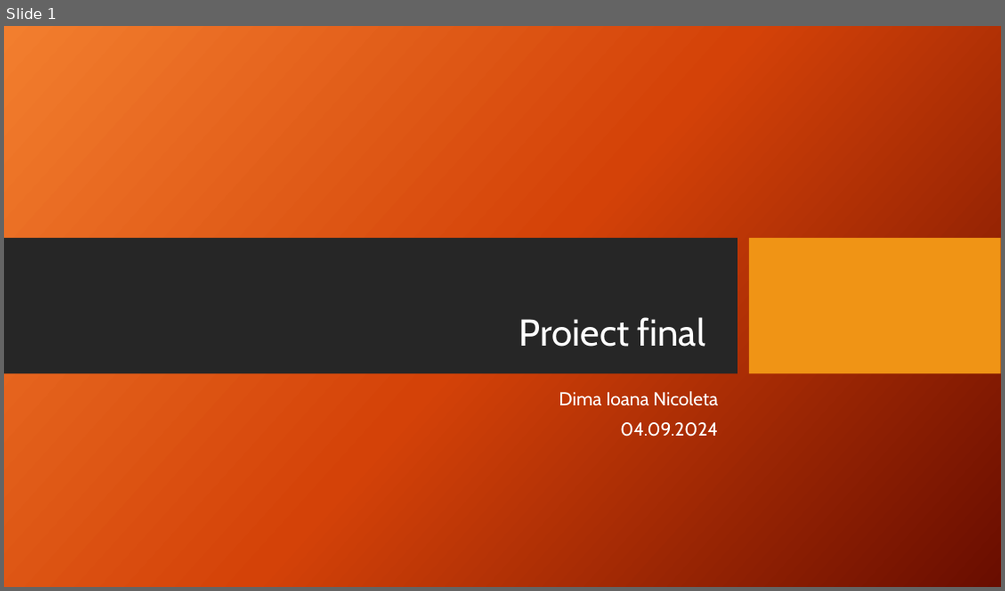
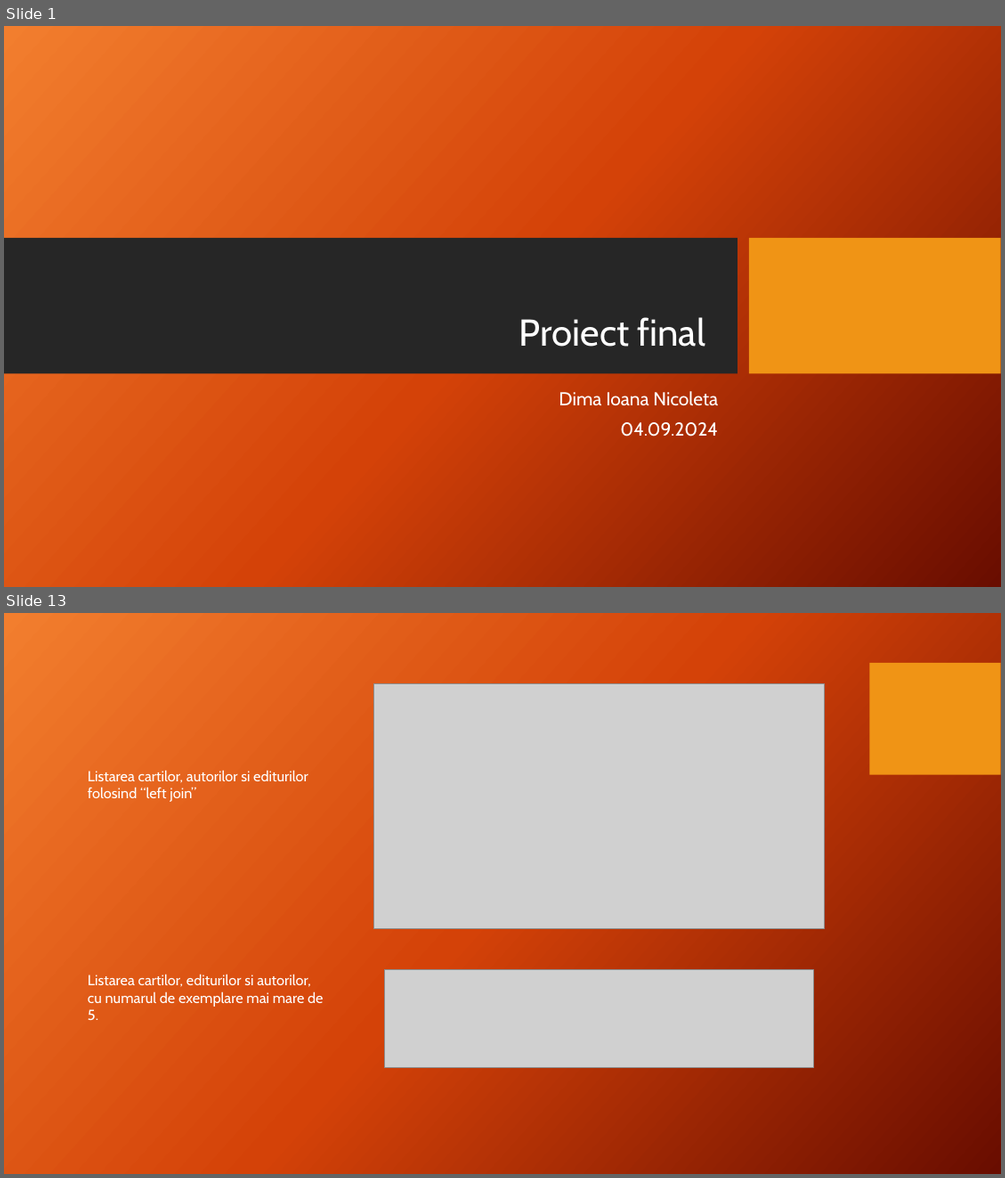
Before and after one commit to Nicoleta-24/proiect_testare, a slide deck: Proiect final.pptx. Shown one above the other, each under a label of ours: slide 1 before the commit, slides 1 and 13 after it; the slides between them are not shown. The pictures are 1005x591 and 1005x1178 pixels, drawn with LibreOffice and Linux fonts; fonts in the diff are those of the drawing; grey boxes stand for pictures; background and template pictures are left out. Boxes give left, top, right and bottom in pixels: in the first picture for what was removed or moved away, otherwise in the second. Text is boxed around its words. In the diff, an @@ line names an element or a change of style, - is before the commit and + after.

```diff
--- a/Proiect final.pptx
+++ b/Proiect final.pptx
@@ slide 13 added at (4,613,1001,1174), background picture (left out) @@
@@ rectangle added at (870,663,1001,775), fill #F09415 @@
@@ picture added at (373,683,825,928) @@
@@ text added at (88,770,308,802), 14 pt, text #FFFFFF @@
+Listarea cartilor, autorilor si editurilor folosind “left join”
@@ text added at (88,973,323,1020), 14 pt, text #FFFFFF @@
+Listarea cartilor, editurilor si autorilor, cu numarul de exemplare mai mare de 5.
@@ picture added at (385,970,813,1067) @@
```
Also in this commit, not shown: 11 slides changed, 1 slide removed, 1 other file.
